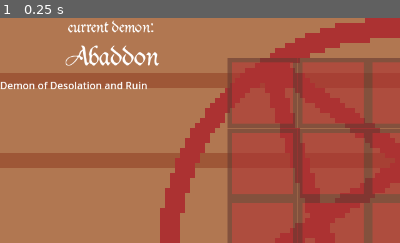
Above: before the commit, frame 1.
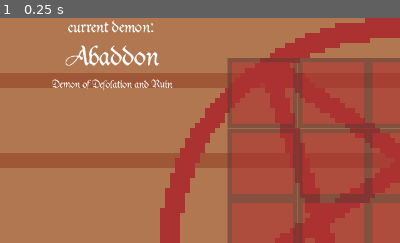
Above: after the commit, the same moment.

Repository: adrientremblay/ld55
Game: Godot game, scene res://scenes/main.tscn
The game is run twice, just before and just after one commit, with the same random seed, the same clock (stepped at 60 frames per second) and the same inputs.
Inputs:
- Up to frame 1 (0.25 s): no input
The pictures show only the part of the screen within x 0-50%, y 0-50%; the shares and areas given below are measured in that part.

The runs differ from the first frame. In frame 1, 0.9% of the frame differs, in the area x 0-44%, y 27-32%.

Commit message:
changed formatting for demon description

Diff:
--- a/scenes/grimoire.tscn
+++ b/scenes/grimoire.tscn
@@ -9,6 +9,9 @@
 [sub_resource type="LabelSettings" id="LabelSettings_bxfn2"]
 font = ExtResource("1_6jvyd")
 font_size = 40
+
+[sub_resource type="LabelSettings" id="LabelSettings_hqhox"]
+font = ExtResource("1_6jvyd")
 
 [node name="Grimoire" type="VBoxContainer"]
 offset_right = 360.0
@@ -31,5 +34,7 @@
 layout_mode = 2
 size_flags_vertical = 3
 text = "Lorem ipsum dolor sit amet, consectetur adipiscing elit. Phasellus dapibus eu risus eu convallis. Vivamus nec b …(552 unchanged characters)…
+label_settings = SubResource("LabelSettings_hqhox")
+horizontal_alignment = 1
 autowrap_mode = 2
 clip_text = true
Not shown: 1 places in scenes/grimoire.tscn that only renumber resources
